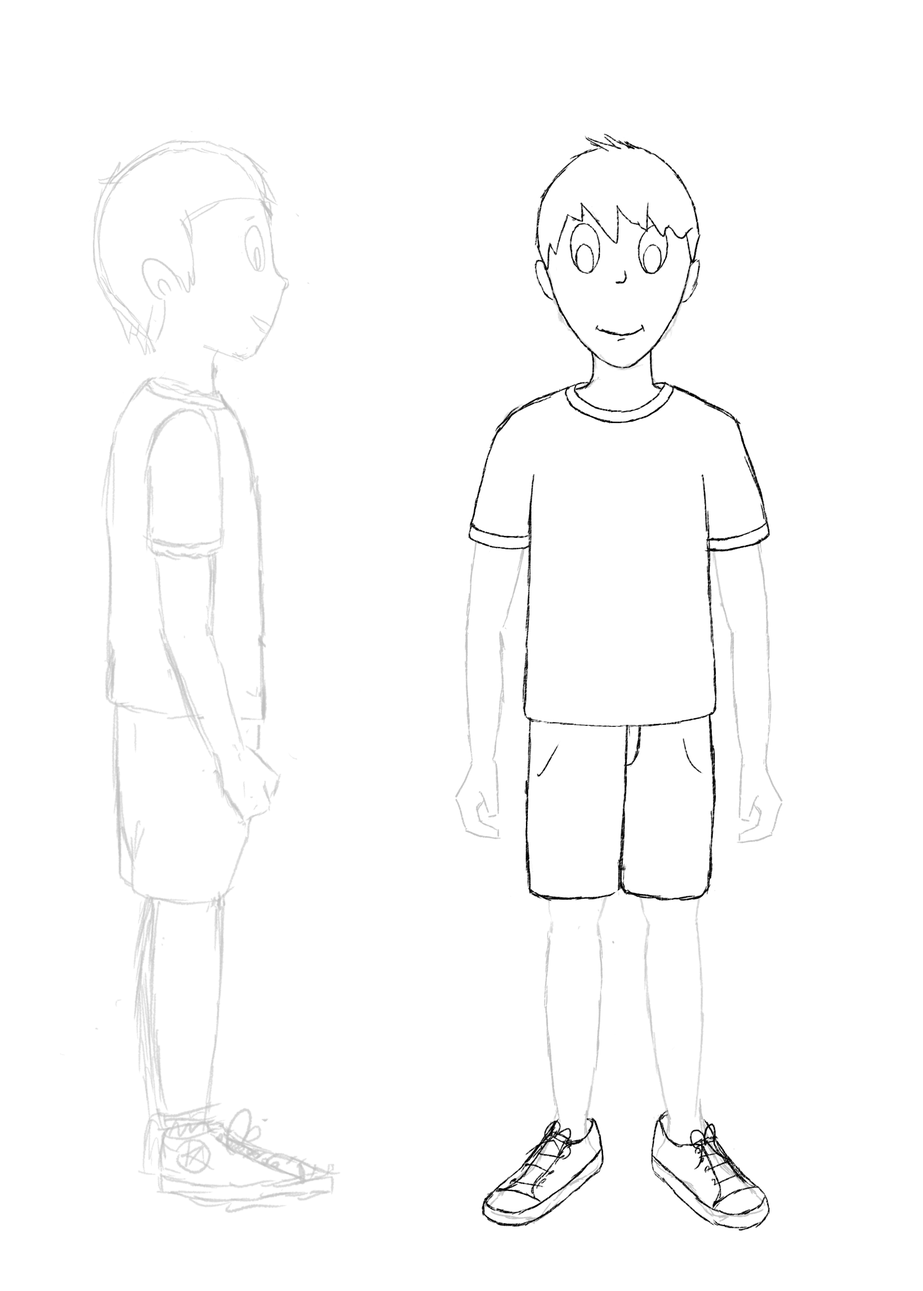
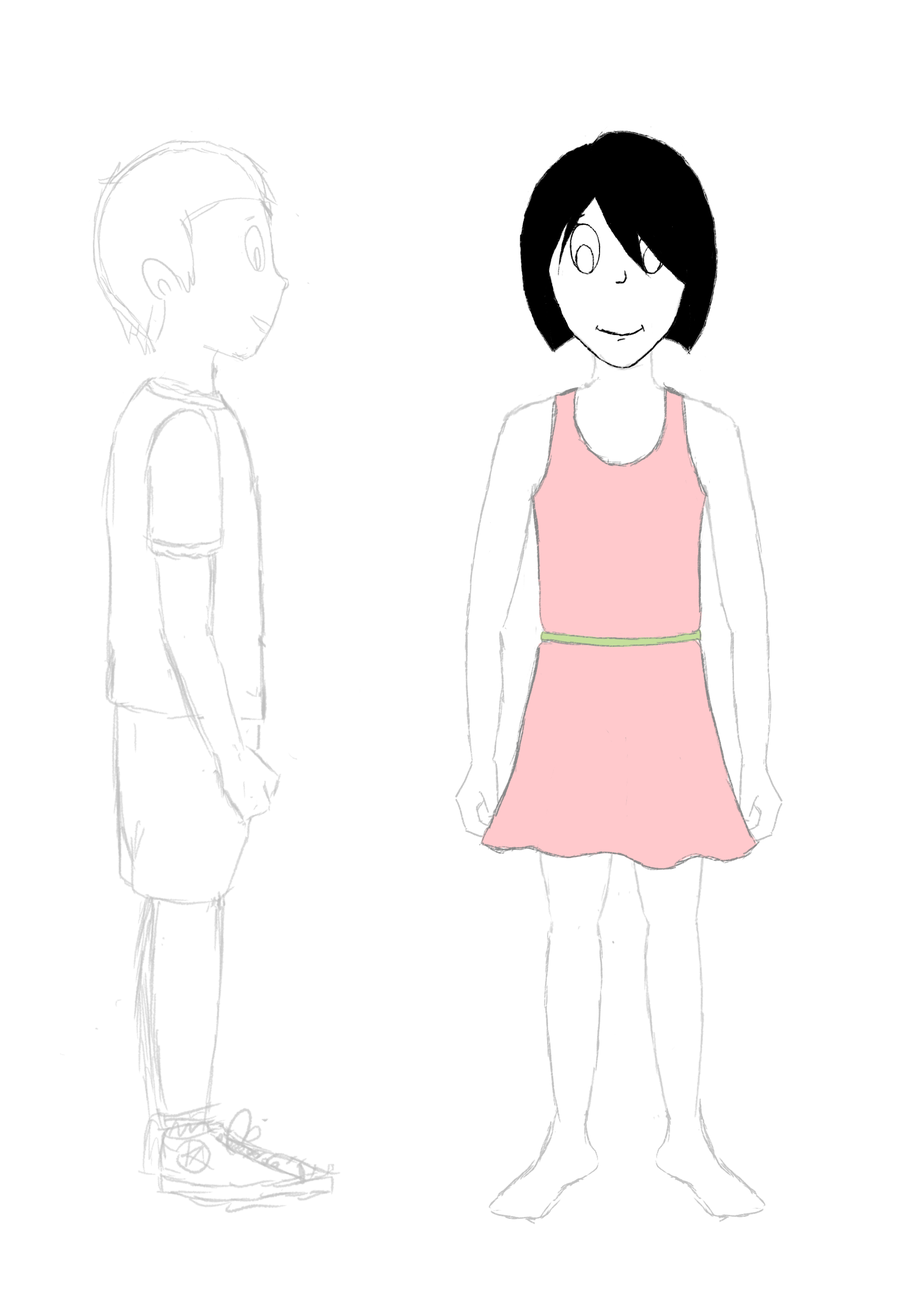
Revision of a layered 923 x 1291 image; what changed, layer by layer:
showed group "Head (female)" (8 layers) over [519, 126, 719, 408]
hid group "Head (male)" (8 layers) over [533, 133, 701, 369]
hid group "Clothes (male)" (13 layers) over [467, 349, 770, 1232]
added group "Clothes (female)" with 5 layers in group "Front" over [478, 382, 760, 871]
added group "Dress" with 4 layers in group "Clothes (female)" over [478, 382, 760, 871]
added layer "Layer 6" in group "Dress" over [478, 382, 760, 871]
added layer "Color Fill 6" in group "Dress" over [540, 629, 702, 648]
added layer "Color Fill 4" in group "Dress" over [532, 389, 707, 640]
added layer "Color Fill 5" in group "Dress" over [481, 638, 757, 871]
